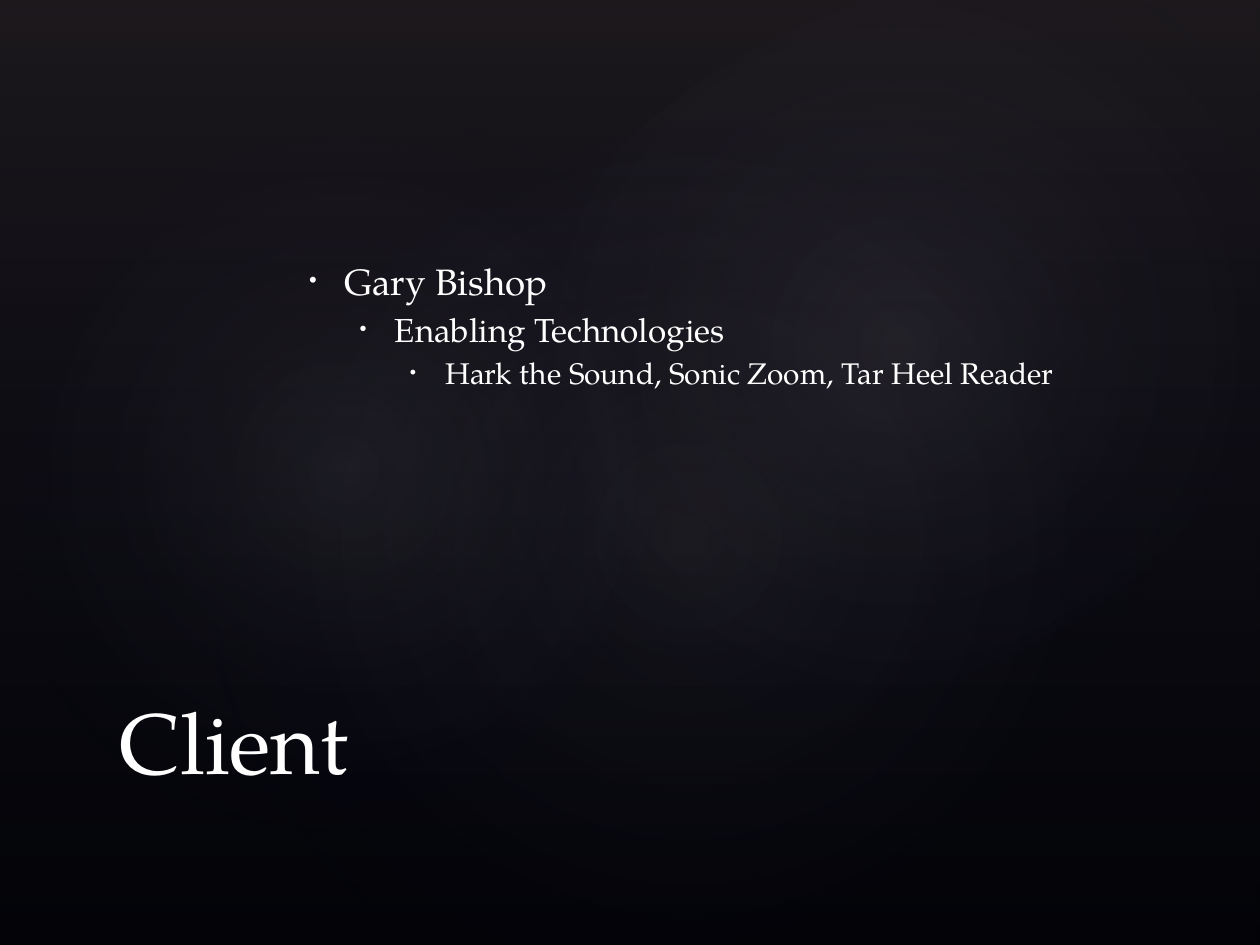
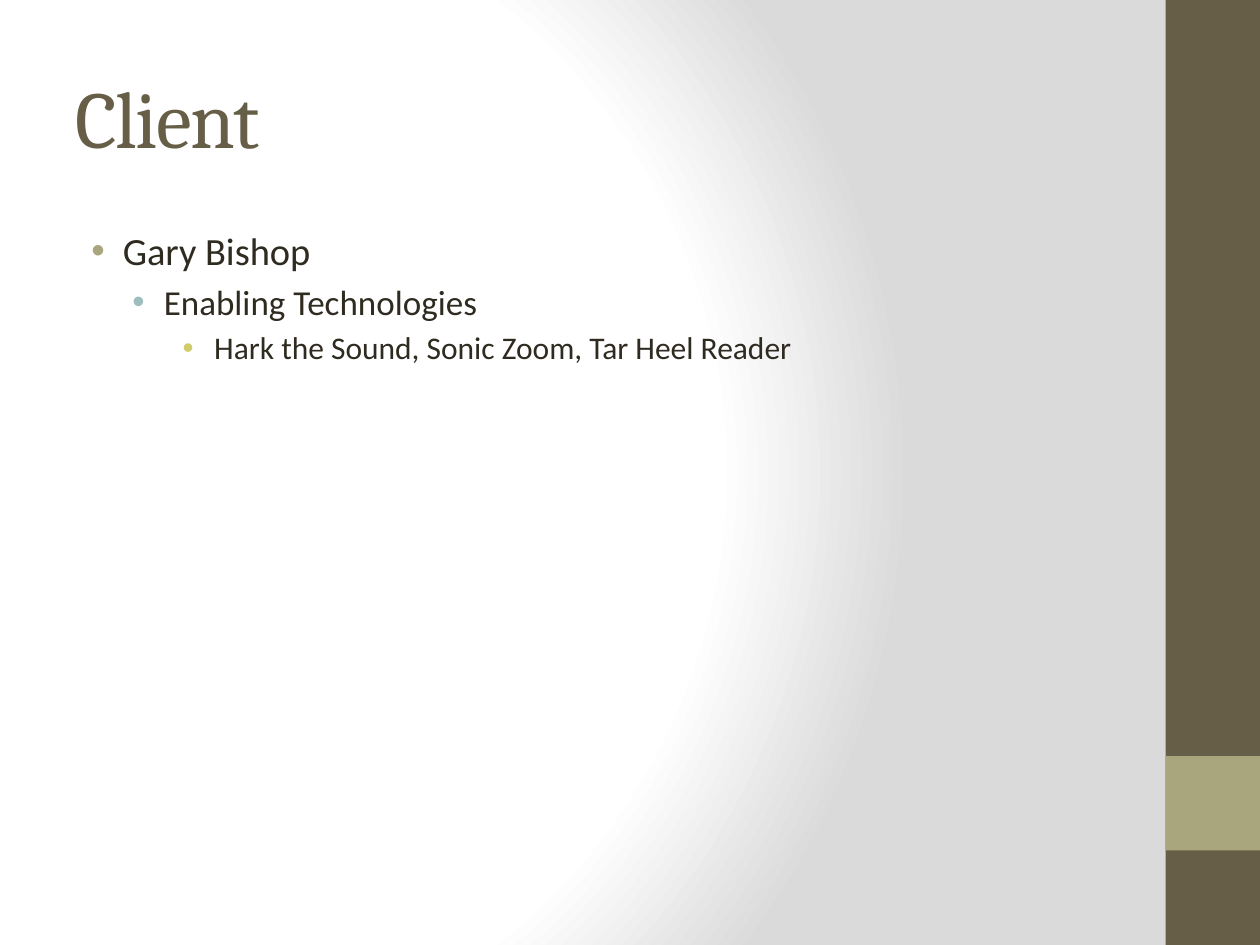
Before and after one commit to richardallred/523RPG, a slide deck: slide 2 of demo.pptx. Drawn at 1260x945 pixels with LibreOffice and Linux fonts; fonts in the diff are those of the drawing; background and template pictures are left out. Boxes give left, top, right and bottom in pixels: in the first picture for what was removed or moved away, otherwise in the second. Text is boxed around its words. In the diff, an @@ line names an element or a change of style, - is before the commit and + after.

Commit message:
changed theme

```diff
--- a/demo.pptx
+++ b/demo.pptx
@@ background picture (left out) to gradient #FFFFFF to #DADADA @@
@@ rectangle removed at (x1=0, y1=0, x2=1260, y2=945) @@
@@ ellipse removed at (x1=0, y1=0, x2=782, y2=945) @@
@@ ellipse removed at (x1=57, y1=0, x2=1260, y2=945) @@
@@ ellipse removed at (x1=346, y1=0, x2=1260, y2=856) @@
@@ rectangle added at (x1=1166, y1=0, x2=1260, y2=945), fill #675E47 @@
@@ title "Client" moved from (x1=120, y1=711, x2=349, y2=776) to (x1=76, y1=92, x2=260, y2=149) @@
@@ title "Client" at (x1=76, y1=92, x2=260, y2=149): size 49 to 46 pt, font TeX Gyre Pagella to Cambria, text colour #FFFFFF to #675E47, letter spacing 0 to -1 pt; vertical alignment bottom to middle @@
@@ text "Gary Bishop" moved from (x1=344, y1=268, x2=1054, y2=389) to (x1=123, y1=238, x2=791, y2=363) @@
@@ text "Gary Bishop" at (x1=123, y1=238, x2=791, y2=363): size 21 to 22 pt in "Gary Bishop"; font TeX Gyre Pagella to Calibri, text colour #FFFFFF to #2F2B20; size 19 to 20 pt in "Enabling Technologies"; size 17 to 18 pt in "Hark the Sound, Sonic Zoom, Tar Heel ..."; indent changed; vertical alignment middle to top @@
@@ rectangle added at (x1=1166, y1=756, x2=1260, y2=850), fill #A9A57C @@
```
Also in this commit, not shown: 5 other slides changed.
